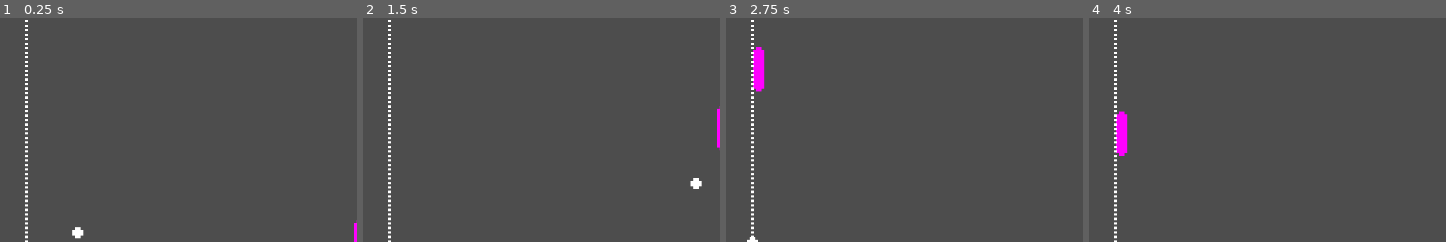
Above: before the commit, frames 1-4 (left to right).
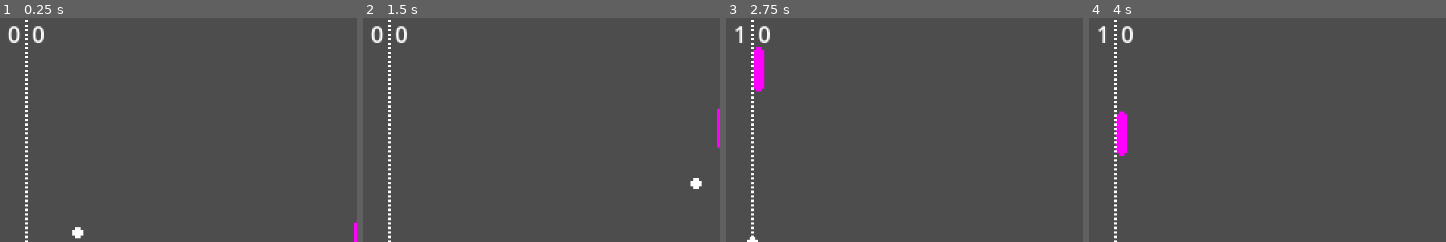
Above: after the commit, the same moments.

Repository: jebias/pong
Game: Godot game, scene res://main.tscn
Same seed, same stepped clock (60 frames per second), same inputs: the game is played once before the commit and once after it.
Inputs:
- Up to frame 1 (0.25 s): no input
- Up to frame 2 (1.5 s): tap Enter at 0.5 s; hold Up (ui_up) 0.53-1.28 s; hold Down (ui_down) from 1.28 s (still down)
- Up to frame 3 (2.75 s): release Down (ui_down) at 2.03 s; hold Up (ui_up) from 2.03 s (still down)
- Up to frame 4 (4 s): release Up (ui_up) at 3.53 s; hold Down (ui_down) from 3.53 s (still down)
The pictures show only the part of the screen within x 45-95%, y 0-50%; the shares and areas given below are measured in that part.

The runs differ from the first frame. In frame 1, 0.3% of the frame differs, in the area x 2-13%, y 3-12%; in frame 2, 0.3%; in frame 3, 0.2%; in frame 4, 0.2%.

Commit message:
Added score limit and Game Over window with a reset button

Diff:
--- /dev/null
+++ b/hud.gd
@@ -0,0 +1,48 @@
+extends CanvasLayer
+
+var left_score: int = 0
+var right_score: int = 0
+const SCORE_LIMIT = 3
+
+@onready var score_label: Label = $score
+@onready var win_popup = $game_over
+@onready var win_label: Label = $game_over/winner_label
+@onready var reset_button: Button = $game_over/reset_button
+
+func _ready():
+	win_popup.visible = false
+	#reset_button.pressed.connect(_on_reset_button_pressed)
+	update_score()
+
+func add_point(to_right: bool):
+	if to_right:
+		right_score += 1
+	else:
+		left_score += 1
+	update_score()
+	if left_score >= SCORE_LIMIT or right_score >= SCORE_LIMIT:
+		show_win_popup()
+
+func update_score():
+	score_label.text = "%d  %d" % [left_score, right_score]
+
+func show_win_popup():
+	if left_score > right_score:
+		win_label.text = "Left Player Wins!"
+	else:
+		win_label.text = "Right Player Wins!"
+
+	win_popup.visible = true
+	get_tree().paused = true  # Pause the game
+
+func _on_reset_button_pressed() -> void:
+	left_score = 0
+	right_score = 0
+	update_score()
+	win_popup.visible = false
+	get_tree().paused = false
+
+	# Reset the ball after unpausing
+	var ball = get_tree().get_root().find_child("Ball", true, false)
+	if ball and ball.has_method("reset"):
+		ball.reset()
--- a/left_wall.gd
+++ b/left_wall.gd
@@ -1,5 +1,14 @@
 extends Area2D
 
+@export var hud_path: NodePath  # assign via Inspector
+
+var hud: Node
+
+func _ready():
+	hud = get_node(hud_path)
+
 func _on_body_entered(body):
-	if body.name == "ball":
+	if body.has_method("reset"):
 		body.reset()
+		if hud and hud.has_method("add_point"):
+			hud.add_point(true)  # or false depending on wall
--- a/main.tscn
+++ b/main.tscn
@@ -9,6 +9,7 @@
 [ext_resource type="Texture2D" uid="uid://bg532im7cskui" path="res://pong_assets/separator.png" id="4_272bh"]
 [ext_resource type="Script" uid="uid://mpb3pv68cilb" path="res://right_wall.gd" id="8_5vw27"]
 [ext_resource type="Script" uid="uid://dn6wvqlc75rsx" path="res://left_wall.gd" id="8_kek77"]
+[ext_resource type="Script" uid="uid://chom6tokcpg1n" path="res://hud.gd" id="10_4c57u"]
 
 [sub_resource type="RectangleShape2D" id="RectangleShape2D_1bvp3"]
 size = Vector2(8, 8)
@@ -86,6 +87,7 @@
 
 [node name="left_wall" type="Area2D" parent="."]
 script = ExtResource("8_kek77")
+hud_path = NodePath("../hud")
 
 [node name="CollisionShape2D" type="CollisionShape2D" parent="left_wall"]
 position = Vector2(-84.5, 324)
@@ -93,10 +95,74 @@
 
 [node name="right_wall" type="Area2D" parent="."]
 script = ExtResource("8_5vw27")
+hud_path = NodePath("../hud")
 
 [node name="CollisionShape2D" type="CollisionShape2D" parent="right_wall"]
 position = Vector2(1236.75, 324)
 shape = SubResource("RectangleShape2D_5vw27")
 
+[node name="hud" type="CanvasLayer" parent="."]
+script = ExtResource("10_4c57u")
+
+[node name="score" type="Label" parent="hud"]
+texture_filter = 1
+anchors_preset = 5
+anchor_left = 0.5
+anchor_right = 0.5
+offset_left = -39.0
+offset_right = 1.0
+offset_bottom = 23.0
+grow_horizontal = 2
+scale = Vector2(2, 2)
+size_flags_horizontal = 4
+text = "0  0"
+horizontal_alignment = 1
+
+[node name="game_over" type="Panel" parent="hud"]
+process_mode = 3
+custom_minimum_size = Vector2(200, 100)
+anchors_preset = 8
+anchor_left = 0.5
+anchor_top = 0.5
+anchor_right = 0.5
+anchor_bottom = 0.5
+offset_left = -100.0
+offset_top = -157.0
+offset_right = 100.0
+offset_bottom = -57.0
+grow_horizontal = 2
+grow_vertical = 2
+
+[node name="winner_label" type="Label" parent="hud/game_over"]
+layout_mode = 1
+anchors_preset = 5
+anchor_left = 0.5
+anchor_right = 0.5
+offset_left = -43.5
+offset_right = 43.5
+offset_bottom = 23.0
+grow_horizontal = 2
+text = "Game Over"
+horizontal_alignment = 1
+
+[node name="reset_button" type="Button" parent="hud/game_over"]
+layout_mode = 1
+anchors_preset = 8
+anchor_left = 0.5
+anchor_top = 0.5
+anchor_right = 0.5
+anchor_bottom = 0.5
+offset_left = -32.5
+offset_top = -15.5
+offset_right = 32.5
+offset_bottom = 15.5
+grow_horizontal = 2
+grow_vertical = 2
+action_mode = 0
+text = "Restart"
+
 [connection signal="body_entered" from="left_wall" to="left_wall" method="_on_body_entered"]
 [connection signal="body_entered" from="right_wall" to="right_wall" method="_on_body_entered"]
+[connection signal="button_down" from="hud/game_over/reset_button" to="hud" method="_on_reset_button_button_down"]
+[connection signal="mouse_entered" from="hud/game_over/reset_button" to="hud" method="_on_reset_button_mouse_entered"]
+[connection signal="pressed" from="hud/game_over/reset_button" to="hud" method="_on_reset_button_pressed"]
--- a/right_wall.gd
+++ b/right_wall.gd
@@ -1,5 +1,14 @@
 extends Area2D
 
+@export var hud_path: NodePath  # Drag the HUD node here in the editor
+
+var hud: Node
+
+func _ready():
+	hud = get_node(hud_path)
+
 func _on_body_entered(body):
-	if body.name == "ball":
+	if body.has_method("reset"):
 		body.reset()
+		if hud and hud.has_method("add_point"):
+			hud.add_point(false)  # Ball hit right wall, left player scores
Not shown, added: hud.gd.uid
Not shown: 1 places in main.tscn that only renumber resources
